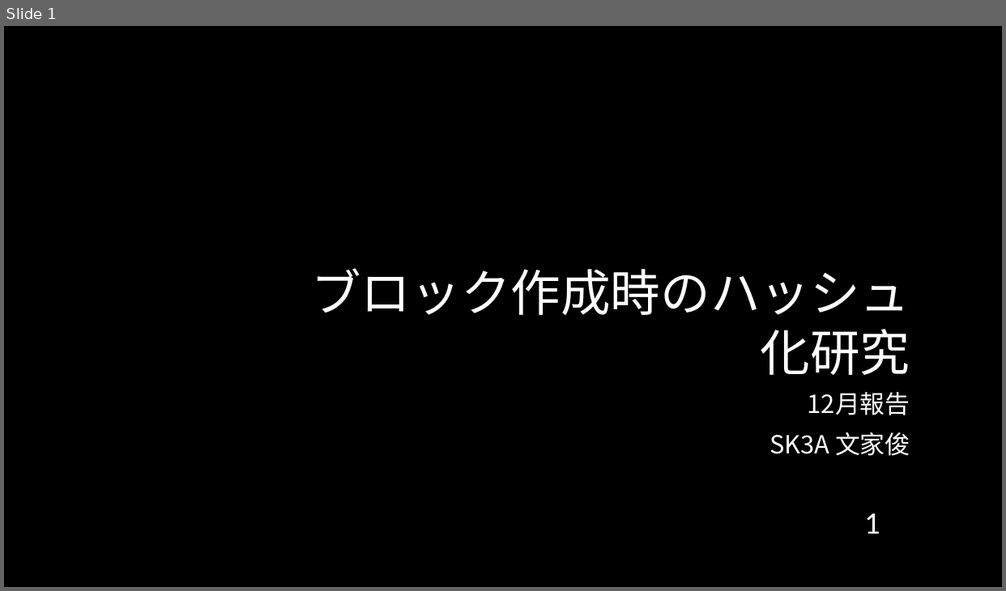
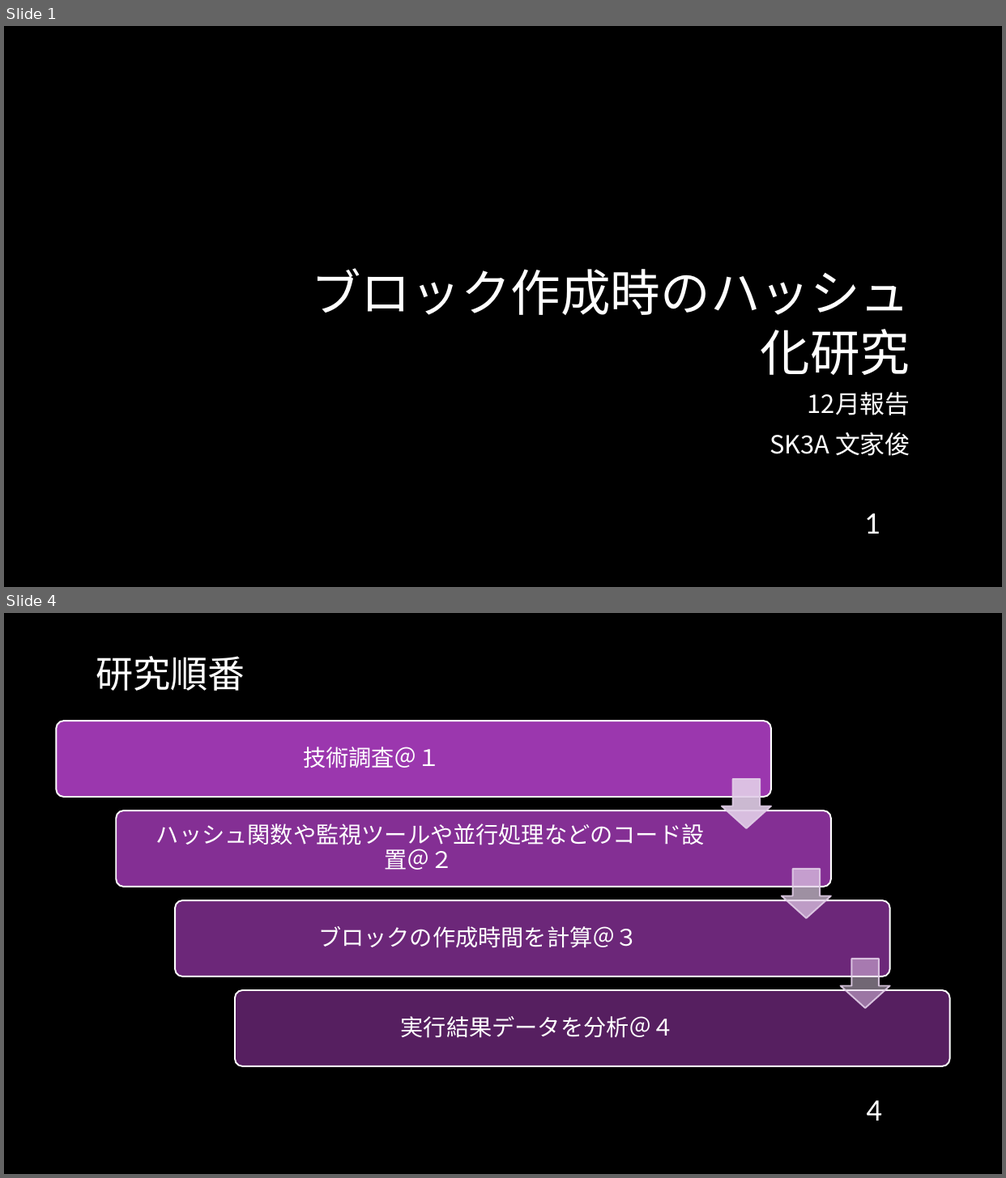
Before and after one commit to cyrusmanosa/Ecc-Year-3, a slide deck: Y3-Sem2/ITゼミ演習II/2025年度_01月報告会_Sk3a04_文家俊.pptx. Shown one above the other, each under a label of ours: slide 1 before the commit, slides 1 and 4 after it; the slides between them are not shown. The pictures are 1006x591 and 1006x1178 pixels, drawn with LibreOffice and Linux fonts; fonts in the diff are those of the drawing; background and template pictures are left out. Boxes give left, top, right and bottom in pixels: in the first picture for what was removed or moved away, otherwise in the second. Text is boxed around its words. In the diff, an @@ line names an element or a change of style, - is before the commit and + after.

```diff
--- a/Y3-Sem2/ITゼミ演習II/2025年度_01月報告会_Sk3a04_文家俊.pptx
+++ b/Y3-Sem2/ITゼミ演習II/2025年度_01月報告会_Sk3a04_文家俊.pptx
@@ slide 4 added at <box>4,613,1002,1174</box>, background picture (left out) @@
@@ title added at <box>96,656,245,691</box>, 36 pt, text #FFFFFF @@
+研究順番
@@ group added at <box>57,721,949,1067</box>: 4 rounded rectangles, 4 texts, 3 down arrows @@
+技術調査＠１
+ハッシュ関数や監視ツールや並行処理などのコード設置＠２
+ブロックの作成時間を計算＠３
+実行結果データを分析＠４
@@ page number added at <box>866,1101,881,1121</box>, 30 pt, text #FFFFFF @@
+4
```
Also in this commit, not shown: 7 slides changed, 4 other slides added, 32 other files.
